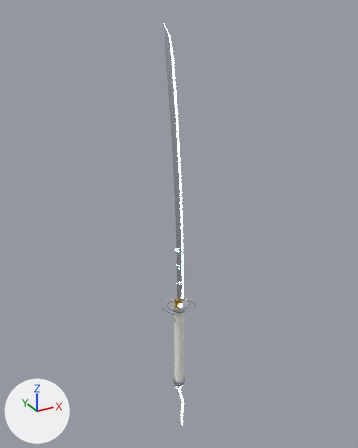
One commit to the glTF model public/assets/models/weapons/moonlight_katana.glb: the scene before it, then after it.
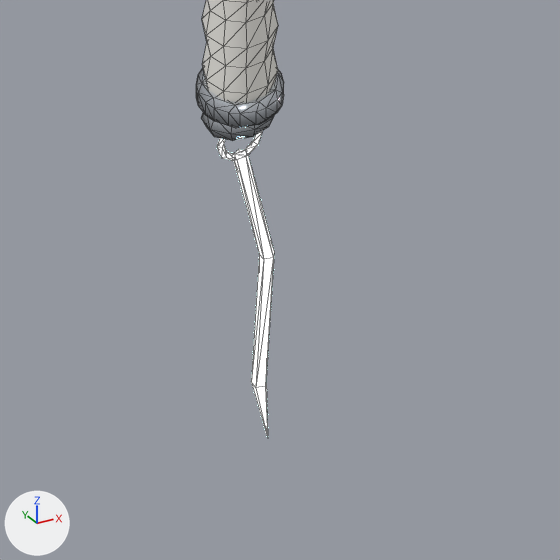
There are two pictures of each version: one whole from a 50 mm camera at (-0.678, -1.232, 0.954) aimed at (0.023, 0.042, 0.317), one close up on the part from 41% to 62% of the width and 82% to 99% of the height. Arrows for +X, +Y and +Z are at lower left; the lights stay in place. The older version's two pictures come first. The close-ups show mesh edges as thin lines. Vertices at exactly the same position are counted once.

The first close-up shows 'moonlight_katana'.
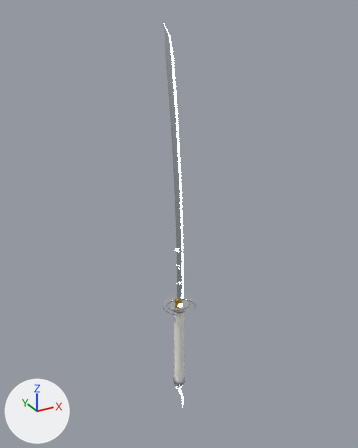
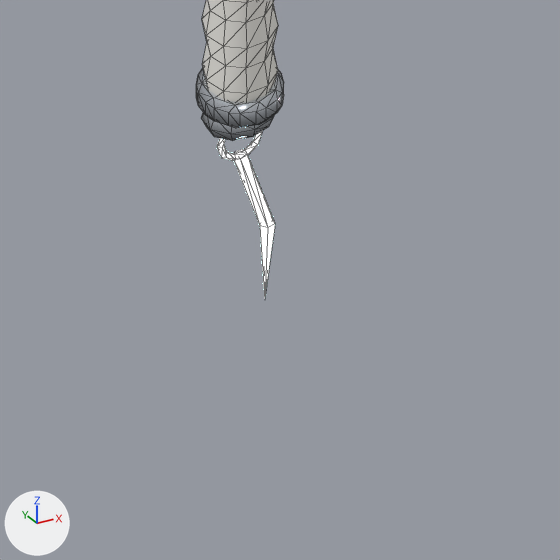
Where the change shows, as pixel boxes [x1, y1, x2, y2] in the close-ups (560 x 560 px):
'moonlight_katana', reshaped: before [196, 0, 284, 438]; after [196, 0, 284, 299]
part 1 of me_moonlight_katana, rebuilt (48% shorter): before [234, 149, 274, 438]; after [234, 149, 275, 299]

The change in detail:
me_moonlight_katana is used by ob_moonlight_katana; location (0.0, 0.0, 0.0).
me_moonlight_katana had 975 vertices, 1886 faces and spanned x -0.054..0.054, y -0.042..0.055, z -0.48..0.92.
me_moonlight_katana now has 970 vertices, 1876 faces and spans x -0.054..0.054, y -0.042..0.055, z -0.39..0.92.
me_moonlight_katana part 1: the loose piece of 16 vertices spanning x -0.003..0.014, y -0.024..0.004, z -0.48..-0.309 is rebuilt with 11 vertices and now spans x -0.004..0.014, y -0.018..0.004, z -0.39..-0.309.
